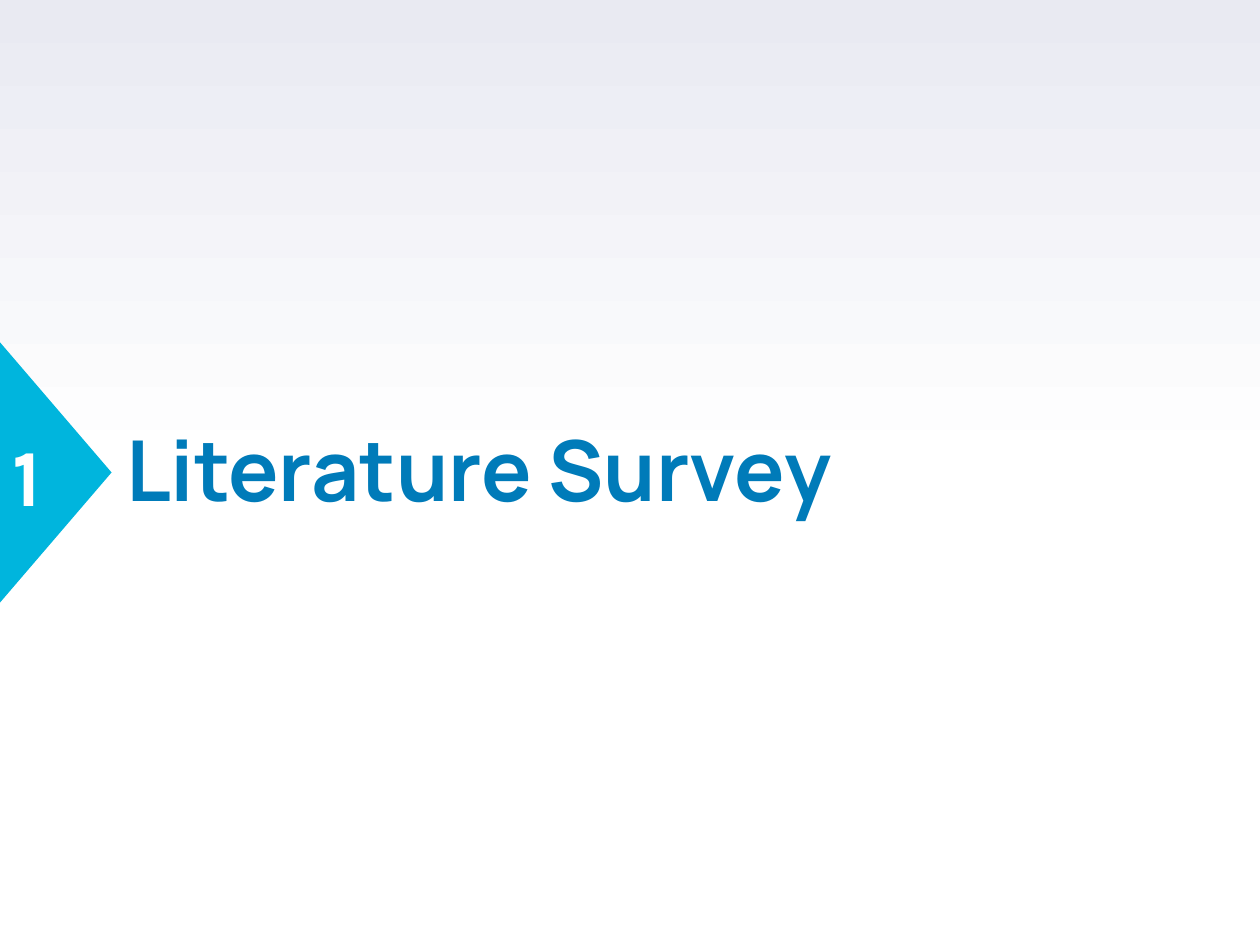
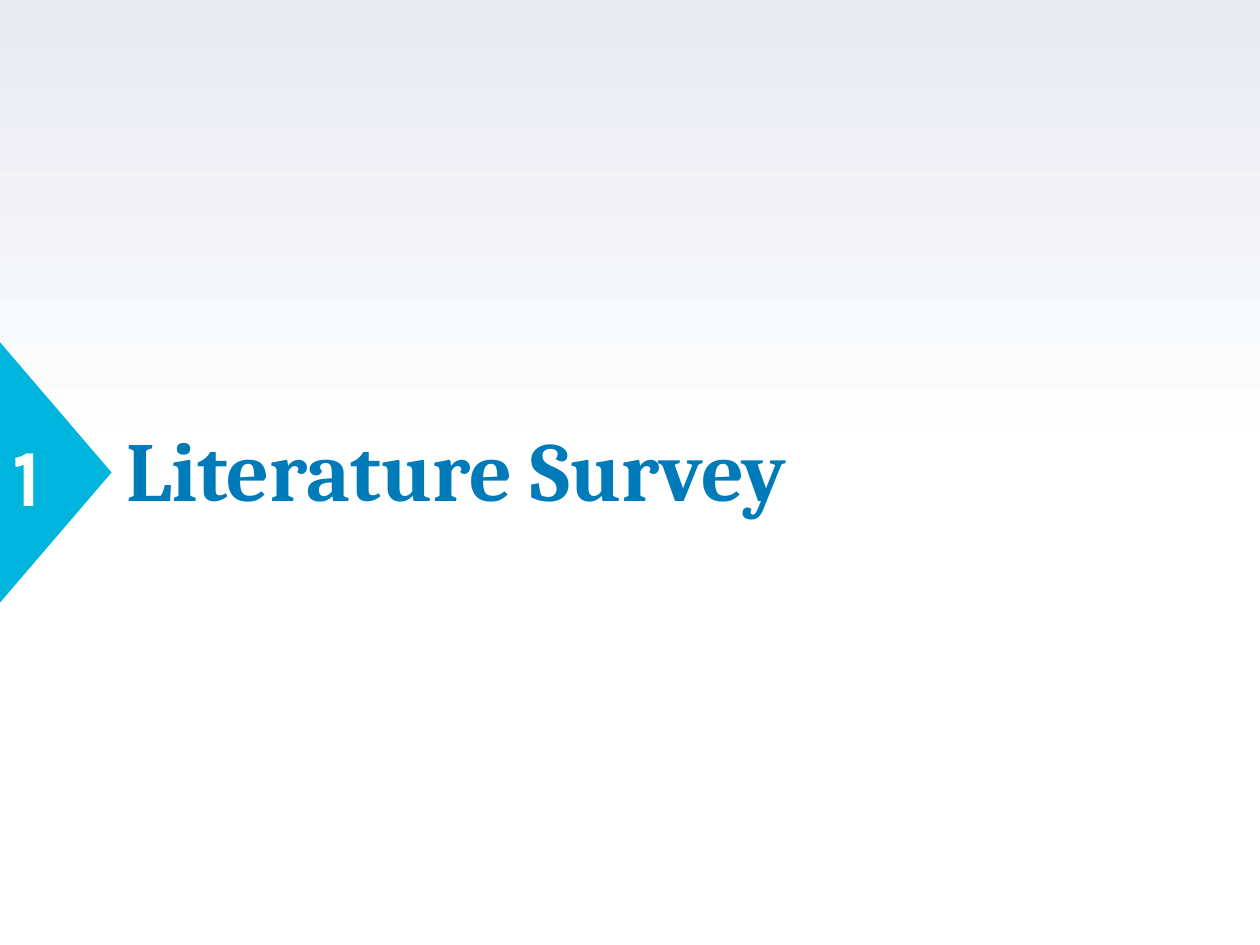
Before and after one commit to VarunBohara/Mini-Project-Documents, a slide deck: slide 1 of Review2_ppt.pptm. Drawn at 1260x945 pixels with LibreOffice and Linux fonts; fonts in the diff are those of the drawing. Boxes give left, top, right and bottom in pixels: in the first picture for what was removed or moved away, otherwise in the second. Text is boxed around its words. In the diff, an @@ line names an element or a change of style, - is before the commit and + after.

```diff
--- a/Review2_ppt.pptm
+++ b/Review2_ppt.pptm
@@ title "Literature Survey" at [126, 443, 787, 519]: font Manrope to Cambria @@
```
Also in this commit, not shown: 2 other slides changed, 1 slide added.
